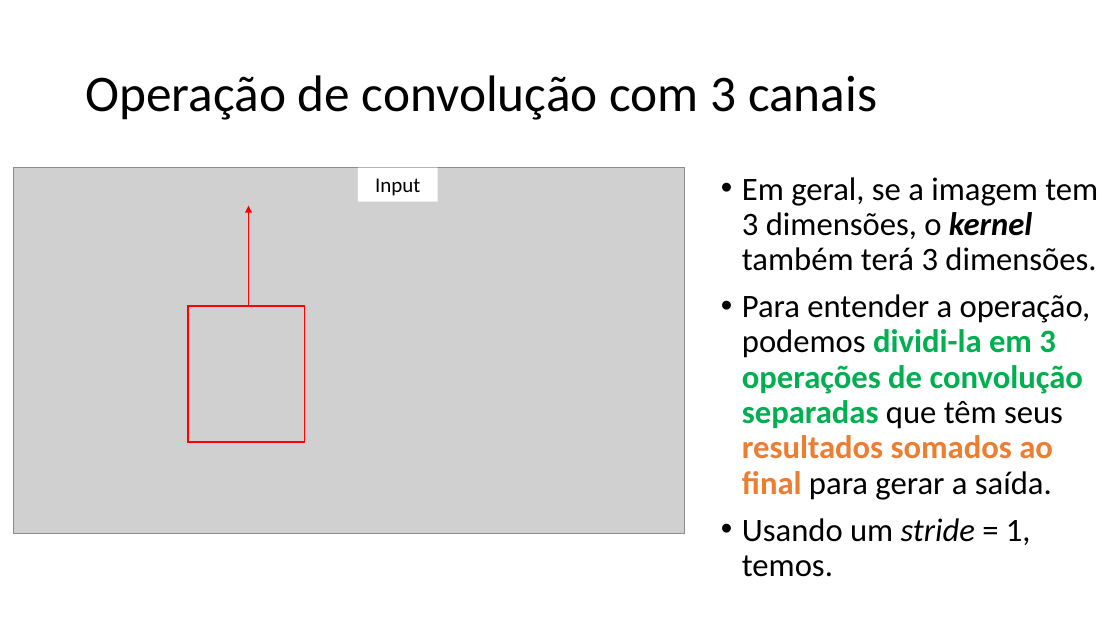
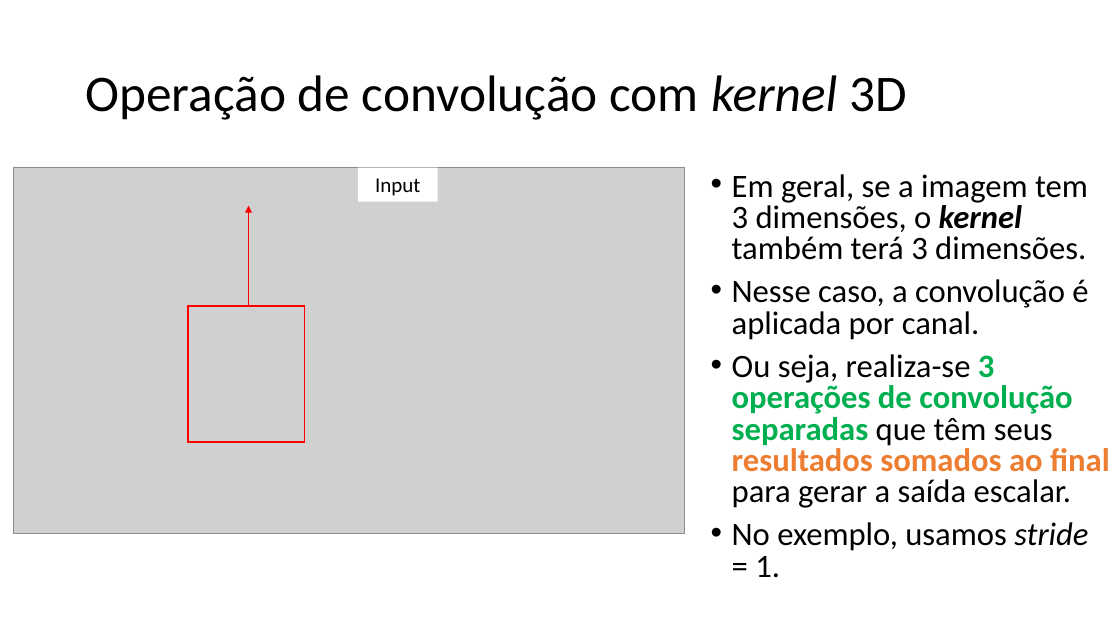
Before and after one commit to zz4fap/c24_inteligencia_artificial, a slide deck: slide 43 of slides/C24_CNN.pptx. Drawn at 1120x630 pixels with LibreOffice and Linux fonts; fonts in the diff are those of the drawing; grey boxes stand for pictures. Boxes give left, top, right and bottom in pixels: in the first picture for what was removed or moved away, otherwise in the second. Text is boxed around its words. In the diff, an @@ line names an element or a change of style, - is before the commit and + after.

```diff
--- a/slides/C24_CNN.pptx
+++ b/slides/C24_CNN.pptx
@@ title at <box>85,75,907,120</box>: text changed @@
-Operação de convolução com 3 canais
+Operação de convolução com kernel 3D
@@ text "Em geral, se a imagem ...": place and size @@
-text "Em geral, se a imagem ..." at <box>742,177,1098,577</box>
+text "Em geral, se a imagem ..." at <box>732,174,1110,578</box>
@@ text at <box>732,174,1088,260</box>: line spacing 0.9 to 0.8 @@
@@ text at <box>732,279,1110,578</box>: text changed @@
-• Para entender a operação, podemos dividi-la em 3 operações de convolução separadas que têm seus resultados somados ao final para gerar a saída.
-• Usando um stride = 1, temos.
+• Nesse caso, a convolução é aplicada por canal.
+• Ou seja, realiza-se 3 operações de convolução separadas que têm seus resultados somados ao final para gerar a saída escalar.
+• No exemplo, usamos stride = 1.
```
Also in this commit, not shown: 15 other slides changed.
